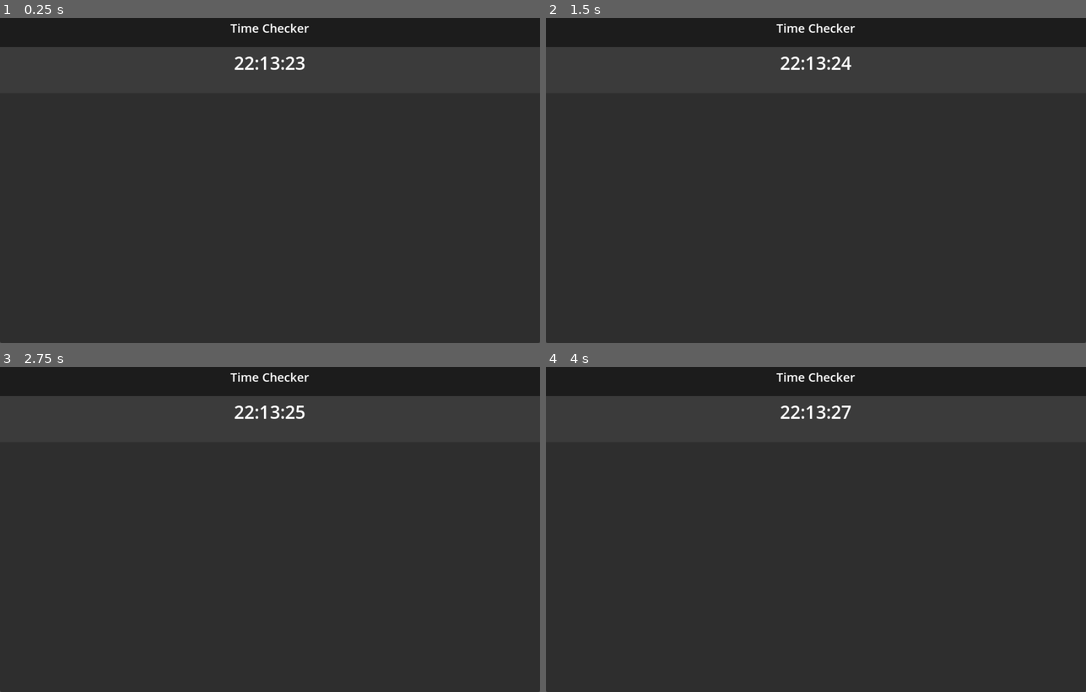
Above: before the commit, frames 1-4 (two rows, left to right).
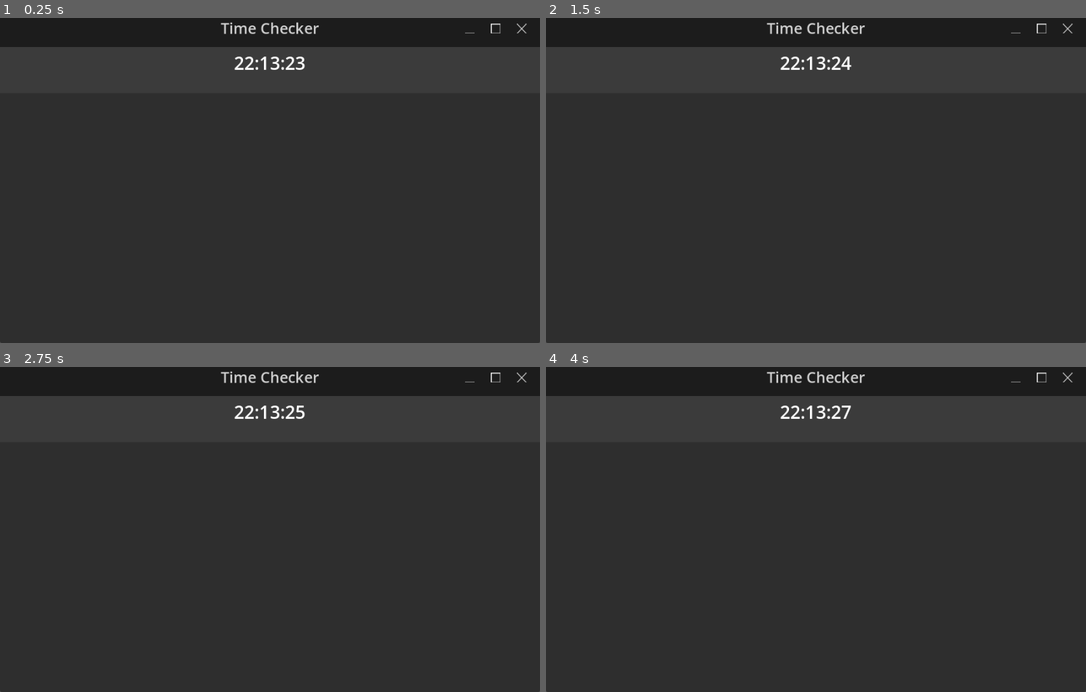
Above: after the commit, the same moments.

Repository: JellyLion/Time-Check
Game: Godot game, scene res://Main.tscn
Two runs of this game, one before a commit and one after it. Both use one fixed random seed, a clock stepped at 60 frames per second and the inputs below.
Inputs (mouse positions are in pixels of both pictures, inside the frame that each line leads up to):
- Up to frame 1 (0.25 s): no input
- Up to frame 2 (1.5 s): click (1015, 27) at 0.52 s; click (1042, 27) at 1.27 s
- Up to frame 3 (2.75 s): click (469, 376) at 2.02 s
- Up to frame 4 (4 s): click (1042, 376) at 2.77 s; click (1015, 376) at 3.52 s

The runs differ from the first frame. In frame 1, 0.4% of the frame differs, in the area x 40-98%, y 1-5%; in frame 2, 0.4%; in frame 3, 0.4%; in frame 4, 0.4%.

Commit message:
Added Buttons to appbar
Added scripts from mad productivity for reference too

Diff:
--- /dev/null
+++ b/AppBarButtons.gd
@@ -0,0 +1,23 @@
+extends HBoxContainer
+
+
+# Called when the node enters the scene tree for the first time.
+func _ready():
+	pass # Replace with function body.
+
+
+# Called every frame. 'delta' is the elapsed time since the previous frame.
+func _process(delta):
+	pass
+
+
+func _on_minimize_pressed():
+	DisplayServer.window_set_mode(DisplayServer.WINDOW_MODE_MINIMIZED,0)
+
+
+func _on_maximize_pressed():
+	print_debug("Not yet implemented")
+
+
+func _on_close_pressed():
+	get_tree().quit(0)
--- a/Main.tscn
+++ b/Main.tscn
@@ -1,6 +1,11 @@
-[gd_scene load_steps=7 format=3 uid="uid://cvgqg6s3y13c3"]
+[gd_scene load_steps=12 format=3 uid="uid://cvgqg6s3y13c3"]
 
+[ext_resource type="Texture2D" uid="uid://lbev18qh7qdj" path="res://Buttons/AppBar/MinimizeBtn.png" id="1_6ihf3"]
+[ext_resource type="Script" path="res://AppBarButtons.gd" id="1_yyigs"]
 [ext_resource type="Script" path="res://Scripts/CurrentTime.gd" id="2_m1bxy"]
+[ext_resource type="Texture2D" uid="uid://c10kndmtmglbv" path="res://Buttons/AppBar/MaximizeBtn.png" id="2_mgum6"]
+[ext_resource type="Script" path="res://Scripts/CustomTransparentButton.gd" id="2_vrfww"]
+[ext_resource type="Texture2D" uid="uid://dquglo7dwb3ov" path="res://Buttons/AppBar/ExitBtn.png" id="3_gybec"]
 
 [sub_resource type="Theme" id="Theme_vm6yq"]
 
@@ -8,7 +13,8 @@
 bg_color = Color(0.111197, 0.111197, 0.111197, 1)
 
 [sub_resource type="LabelSettings" id="LabelSettings_hnw34"]
-font_size = 20
+font_size = 25
+font_color = Color(0.817521, 0.817521, 0.817521, 1)
 
 [sub_resource type="StyleBoxFlat" id="StyleBoxFlat_1uk3a"]
 bg_color = Color(0.230315, 0.230315, 0.230315, 1)
@@ -37,6 +43,7 @@
 anchors_preset = 15
 anchor_right = 1.0
 anchor_bottom = 1.0
+offset_bottom = -6.10352e-05
 grow_horizontal = 2
 grow_vertical = 2
 theme_override_constants/separation = 0
@@ -50,13 +57,45 @@
 [node name="Title" type="Label" parent="Background/VBoxContainer/TitlePanel"]
 top_level = true
 layout_mode = 2
-offset_right = 900.0
-offset_bottom = 60.0
+anchor_right = 1.0
+anchor_bottom = 0.112
+offset_bottom = -0.272003
 theme_override_colors/font_outline_color = Color(0, 0, 0, 1)
 text = "Time Checker"
 label_settings = SubResource("LabelSettings_hnw34")
 horizontal_alignment = 1
 vertical_alignment = 1
+
+[node name="AppBarButtons" type="HBoxContainer" parent="Background/VBoxContainer/TitlePanel"]
+layout_mode = 2
+anchor_left = 0.849
+anchor_top = 0.194
+anchor_right = 0.988
+anchor_bottom = 0.823
+offset_left = -0.100037
+offset_top = -0.0279999
+offset_right = -0.200012
+offset_bottom = -0.026001
+script = ExtResource("1_yyigs")
+
+[node name="Minimize" type="TextureButton" parent="Background/VBoxContainer/TitlePanel/AppBarButtons"]
+layout_mode = 2
+size_flags_horizontal = 3
+texture_normal = ExtResource("1_6ihf3")
+stretch_mode = 3
+script = ExtResource("2_vrfww")
+
+[node name="Maximize" type="TextureButton" parent="Background/VBoxContainer/TitlePanel/AppBarButtons"]
+layout_mode = 2
+size_flags_horizontal = 3
+texture_normal = ExtResource("2_mgum6")
+stretch_mode = 3
+
+[node name="Close" type="TextureButton" parent="Background/VBoxContainer/TitlePanel/AppBarButtons"]
+layout_mode = 2
+size_flags_horizontal = 3
+texture_normal = ExtResource("3_gybec")
+stretch_mode = 3
 
 [node name="HBoxContainer" type="HBoxContainer" parent="Background/VBoxContainer"]
 layout_mode = 2
@@ -92,3 +131,7 @@
 size_flags_horizontal = 3
 size_flags_vertical = 3
 size_flags_stretch_ratio = 2.43
+
+[connection signal="pressed" from="Background/VBoxContainer/TitlePanel/AppBarButtons/Minimize" to="Background/VBoxContainer/TitlePanel/AppBarButtons" method="_on_minimize_pressed"]
+[connection signal="pressed" from="Background/VBoxContainer/TitlePanel/AppBarButtons/Maximize" to="Background/VBoxContainer/TitlePanel/AppBarButtons" method="_on_maximize_pressed"]
+[connection signal="pressed" from="Background/VBoxContainer/TitlePanel/AppBarButtons/Close" to="Background/VBoxContainer/TitlePanel/AppBarButtons" method="_on_close_pressed"]
--- a/Scenes/CustomTransparentButton.gd
+++ /dev/null
@@ -1,31 +0,0 @@
-extends TextureButton
-
-
-func _ready() -> void:
-	connect("mouse_entered", self, "mouse_entered")
-	connect("mouse_exited", self, "mouse_exited")
-	connect("toggled", self, "on_toggled")
-	update_colours()
-
-
-func update_colours() -> void:
-	if pressed:
-		modulate = Defaults.btn_active_colour
-	else:
-		modulate = Defaults.btn_inactive_colour
-
-
-func mouse_entered() -> void:
-	modulate = Defaults.btn_active_colour
-
-
-func mouse_exited() -> void:
-	if !pressed:
-		modulate = Defaults.btn_inactive_colour
-
-
-func on_toggled(really : bool) -> void:
-	if really:
-		modulate = Defaults.btn_active_colour
-	else:
-		modulate = Defaults.btn_inactive_colour
--- a/Scenes/TopArea.gd
+++ /dev/null
@@ -1,122 +0,0 @@
-extends Control
-
-var dragging : = false
-var mouse_drag_beg : Vector2
-var orig_position : Vector2
-var drag_amount : Vector2
-
-var initial_mouse_pos : Vector2
-
-var maximized : bool = false
-var minimized_size : Vector2
-var minimized_pos : Vector2
-
-var offset : Vector2
-
-func _ready() -> void:
-	if OS.get_borderless_window() == false:
-		$Right/Maximize.hide()
-		$Right/Minimuze.hide()
-		$Right/Exit.hide()
-		set_process_input(false)
-
-	connect_signals()
-	var res = load(Defaults.TIMETRACKS_SAVE_PATH + Defaults.TIMETRACKS_SAVE_NAME)	# TODO: access this resource
-
-
-func connect_signals() -> void:
-	connect("mouse_entered", self, "_on_mouse_entered")
-	connect("mouse_exited", self, "_on_mouse_exited")
-	Defaults.connect("view_changed", self, "on_view_changed")
-	Defaults.connect("update_view_info", self, "on_update_view_info")
-
-
-func _on_mouse_entered() -> void:
-	if OS.get_borderless_window() == true:
-		set_process_input(true)
-
-func _on_mouse_exited() -> void:
-	set_process_input(false)
-
-func _input(event: InputEvent) -> void:
-	if event is InputEventMouseButton:
-		initial_mouse_pos = get_global_mouse_position()
-		if event.pressed:
-			offset = get_global_mouse_position()
-		else:
-			offset = Vector2()
-	if event is InputEventMouseMotion and offset != Vector2():
-		if OS.window_maximized:
-			offset *=  Defaults.settings_res.minimized_window_size.x / OS.get_window_size().x
-			$Right/Maximize.pressed = false
-		OS.set_window_position(OS.get_window_position() + event.get_global_position() - offset)
-
-
-func _on_Minimuze_pressed() -> void:
-	OS.window_minimized = true
-
-
-func _on_Exit_pressed() -> void:
-	Defaults.quit()
-
-
-func _on_Maximize_toggled(button_pressed: bool) -> void:
-	if button_pressed:
-		Defaults.settings_res.minimized_window_size = OS.window_size
-		Defaults.settings_res.minimized_window_position = OS.window_position
-		Defaults.settings_res.window_maximized = true
-		Defaults.save_settings_resource()
-		OS.window_maximized = button_pressed
-	else:
-		OS.window_maximized = false
-		Defaults.settings_res.window_maximized = false
-		OS.window_size = Defaults.settings_res.minimized_window_size
-		OS.window_position = Defaults.settings_res.minimized_window_position
-		Defaults.save_settings_resource()
-
-
-func change_window_title(_name : String) -> void:
-	$Left/ViewLabel.text = _name
-#	$Tween.stop_all()
-#	$Tween.interpolate_property($Right/ViewLabel, "percent_visible", $Right/ViewLabel.percent_visible, 0.0, 0.5, Tween.TRANS_LINEAR, Tween.EASE_OUT, 0.0)
-#	$Tween.interpolate_property($Right/ViewLabel, "percent_visible", 0.0, 1.0, 0.5, Tween.TRANS_LINEAR, Tween.EASE_OUT, 0.5)
-#	$Tween.start()
-#	yield(get_tree().create_timer(0.5), "timeout")
-#	$Right/ViewLabel.text = _name
-
-
-# IMPORTANT: This func sets up the top area according to how to the new view
-func on_view_changed(_name : String, _button : bool, _input_field : bool) -> void:
-	change_window_title(_name)
-	if _name == "Time tracking":
-		$Left/NewBtn.hide()
-		$Left/LineEdit.hide()
-	else:
-		$Left/LineEdit.visible = _input_field
-		$Left/NewBtn.visible = _button
-
-
-func _on_Button_pressed() -> void:
-	if Defaults.active_view_pointer and Defaults.active_view_pointer.has_method("on_new_top_bar_button"):
-		var message : Dictionary = {}
-		if $Left/LineEdit.text != "":
-			message.text = $Left/LineEdit.text
-			$Left/LineEdit.clear()
-		Defaults.active_view_pointer.on_new_top_bar_button(message)
-
-
-func _on_Shortcuts_shortcut_use() -> void:
-	_on_Button_pressed()
-
-
-func _on_Shortcuts_shortcut_focus() -> void:
-	if $Left/LineEdit.visible:
-		$Left/LineEdit.grab_focus()
-
-
-func on_update_view_info(text : String) -> void:
-	if text:
-		$Right/ViewInfoPanel.show()
-		$Right/ViewInfoPanel/ViewInfoLabel.text = text
-	else:
-		$Right/ViewInfoPanel.hide()
--- a/Scripts/CustomTransparentButton.gd
+++ b/Scripts/CustomTransparentButton.gd
@@ -1,6 +1,8 @@
 extends TextureButton
 #
-#
+func _on_mouse_entered():
+	print ("on mouse entered")
+
 #func _ready() -> void:
 	#connect("mouse_entered", self, "mouse_entered")
 	#connect("mouse_exited", self, "mouse_exited")
